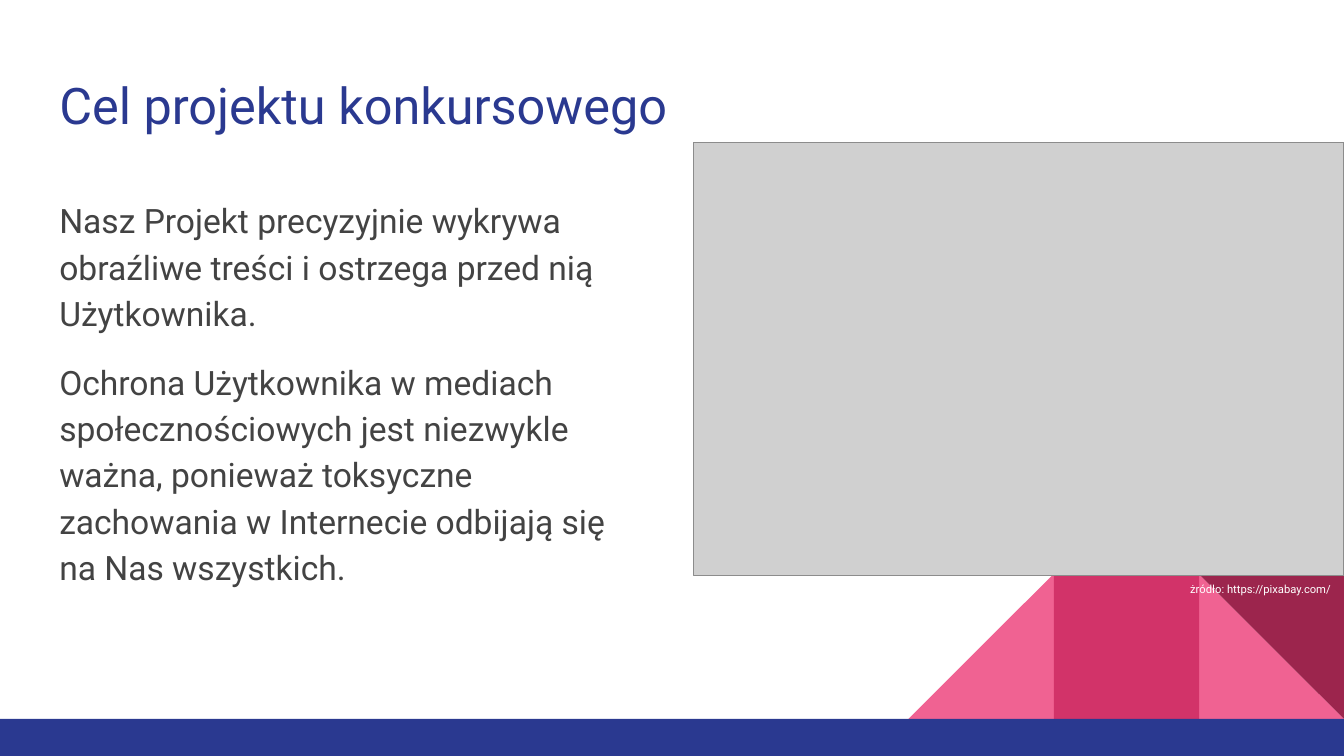
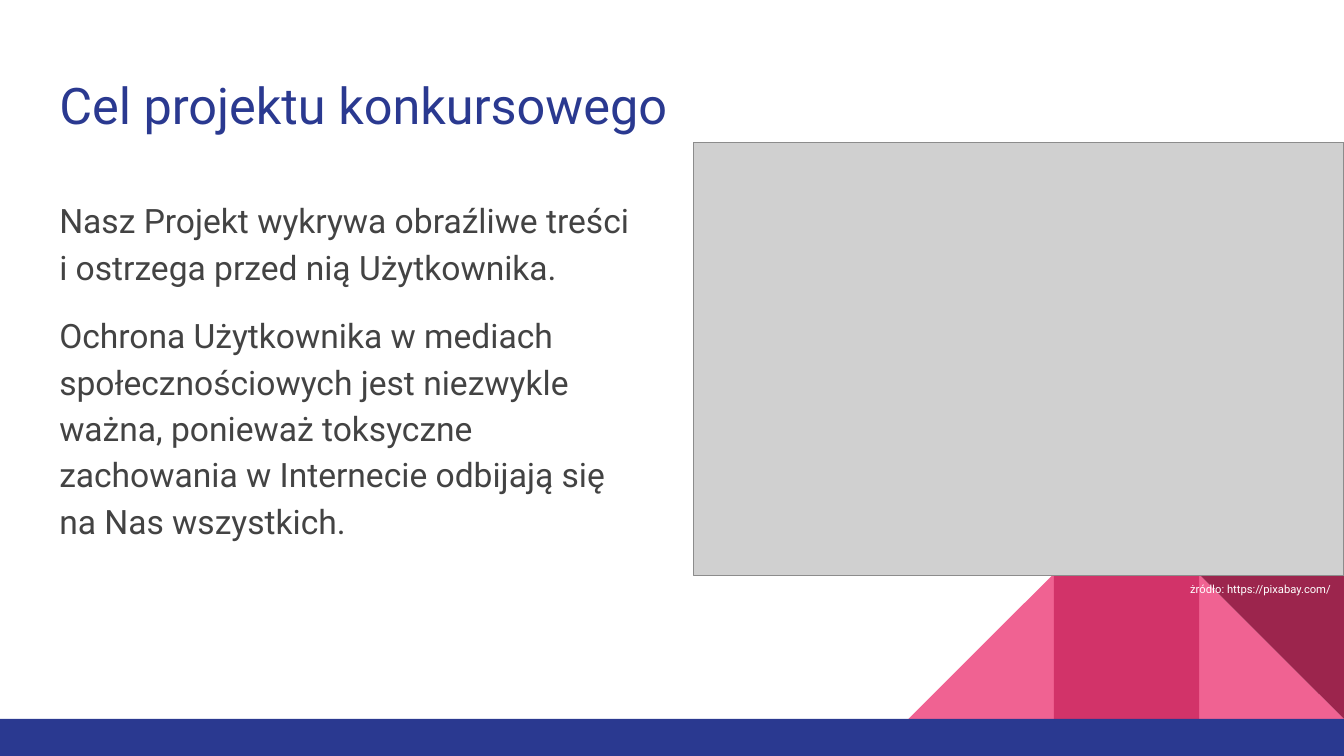
Before and after one commit to Jakub-S-K/beHappy-Ai4Youth, a slide deck: slide 4 of beHappy po Polsku.pptx. Drawn at 1344x756 pixels with LibreOffice and Linux fonts; fonts in the diff are those of the drawing; grey boxes stand for pictures. Boxes give left, top, right and bottom in pixels: in the first picture for what was removed or moved away, otherwise in the second. Text is boxed around its words. In the diff, an @@ line names an element or a change of style, - is before the commit and + after.

```diff
--- a/beHappy po Polsku.pptx
+++ b/beHappy po Polsku.pptx
@@ text at [59, 208, 629, 287]: text changed @@
-Nasz Projekt precyzyjnie wykrywa obraźliwe treści i ostrzega przed nią Użytkownika.
+Nasz Projekt wykrywa obraźliwe treści i ostrzega przed nią Użytkownika.
```
Also in this commit, not shown: 1 other file.
